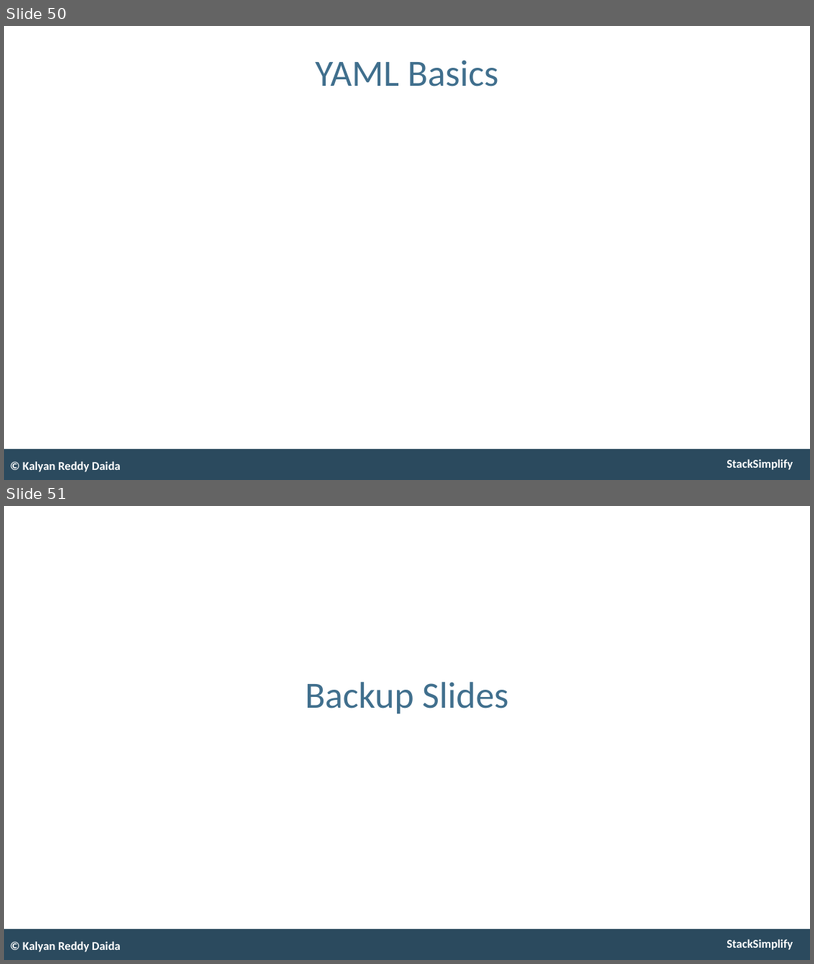
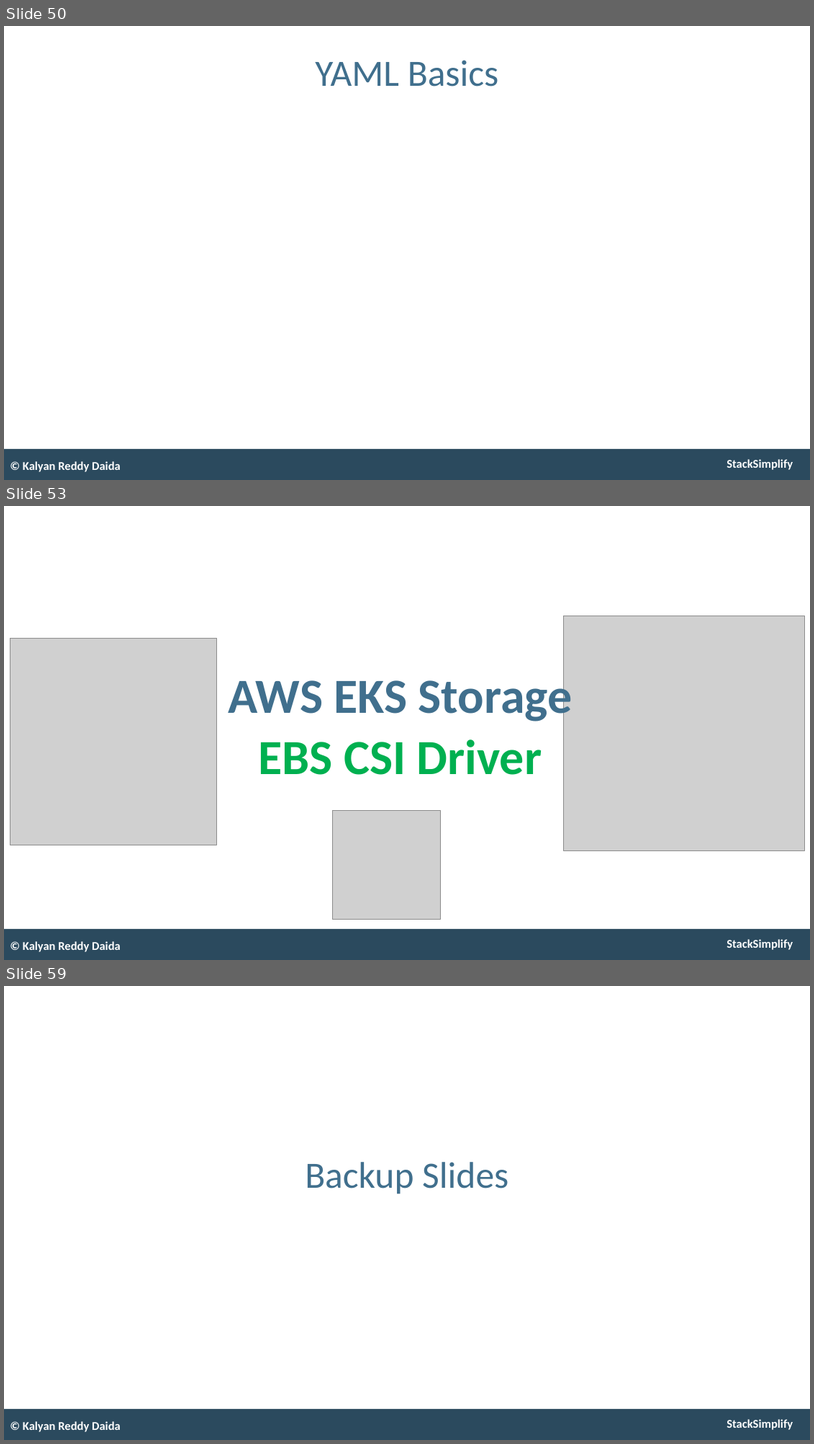
Before and after one commit to stacksimplify/aws-eks-kubernetes-masterclass, a slide deck: presentation/AWS-Fargate-and-EKS-Masterclass.pptx. Shown one above the other, each under a label of ours: slides 50 and 51 before the commit, slides 50, 53 and 59 after it; the slides between them are not shown. The pictures are 814x964 and 814x1444 pixels, drawn with LibreOffice and Linux fonts; fonts in the diff are those of the drawing; grey boxes stand for pictures. Boxes give left, top, right and bottom in pixels: in the first picture for what was removed or moved away, otherwise in the second. Text is boxed around its words. In the diff, an @@ line names an element or a change of style, - is before the commit and + after.

```diff
--- a/presentation/AWS-Fargate-and-EKS-Masterclass.pptx
+++ b/presentation/AWS-Fargate-and-EKS-Masterclass.pptx
@@ slide 53 added at [4, 506, 810, 960], background #FFFFFF; not listed: 2 template elements that a slide beside it also shows @@
@@ picture added at [563, 615, 805, 850] @@
@@ picture added at [10, 638, 217, 844] @@
@@ text added at [228, 672, 573, 775], 70 pt, text #406F8D, bold @@
+AWS EKS Storage
+EBS CSI Driver
@@ picture added at [332, 811, 441, 919] @@
@@ text added at [23, 941, 121, 952], 17 pt, text #FFFFFF, bold @@
+© Kalyan Reddy Daida
@@ what was slide 51 is now slide 59 @@
```
Also in this commit, not shown: 9 other slides added, 3 other files.
